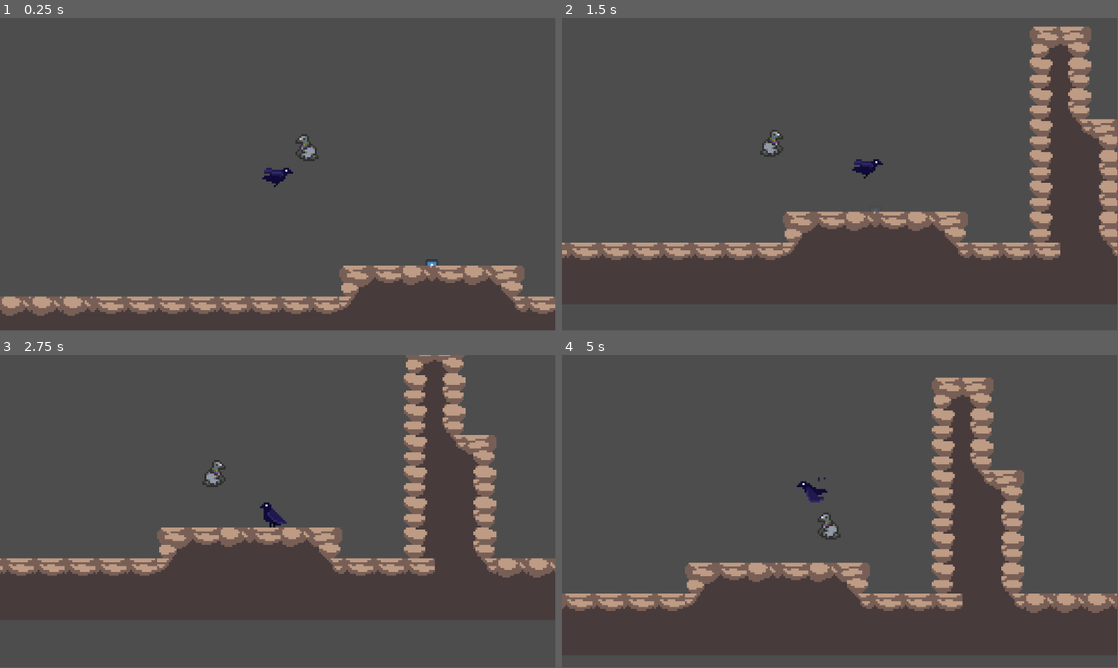
Above: before the commit, frames 1-4 (two rows, left to right).
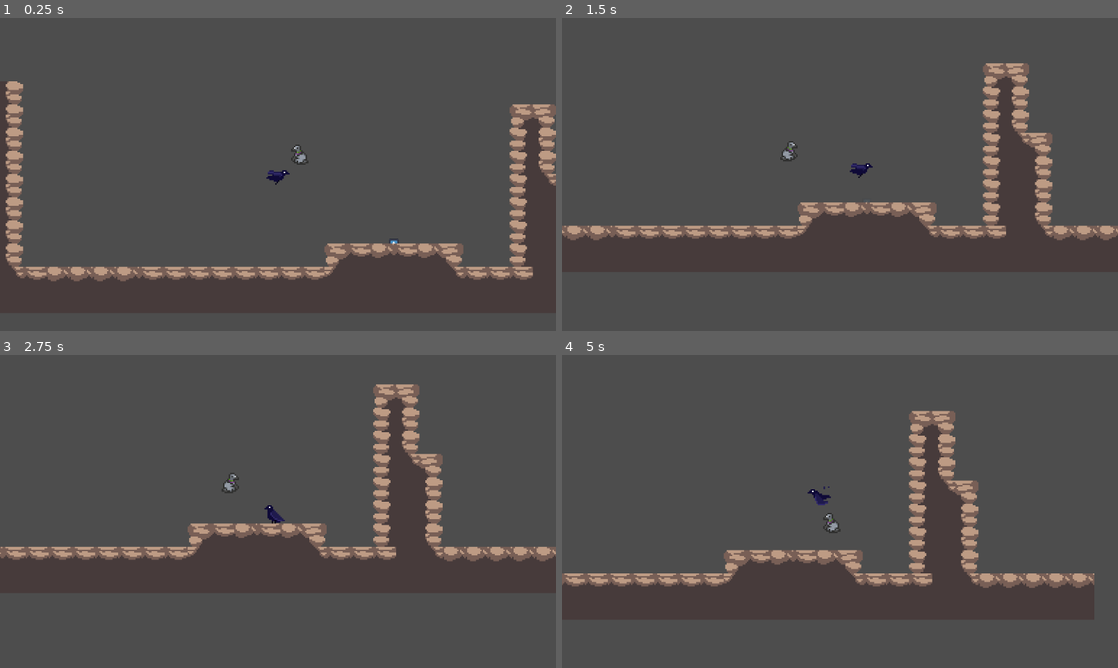
Above: after the commit, the same moments.

Repository: emmadilemma320/ludum_dare_
Game: Godot game, scene res://scenes/game.tscn
The game is run twice, just before and just after one commit, with the same random seed, the same clock (stepped at 60 frames per second) and the same inputs. The engine's default icon, where the game draws it, is replaced by a stand-in: a white triangle on a blue panel in a dark square.
Inputs:
- Up to frame 1 (0.25 s): no input
- Up to frame 2 (1.5 s): tap Z (shop_interact) at 0.5 s; hold Down (dive) 0.53-1.28 s; hold Right (right) from 0.53 s (still down); tap Up (flap) at 0.77, 1.07 s; tap C (interact) at 1.35 s
- Up to frame 3 (2.75 s): tap Up (flap) at 1.52, 1.82 s; release Right (right) at 2.03 s; hold Left (left) from 2.03 s (still down); hold Down (dive) from 2.03 s (still down)
- Up to frame 4 (5 s): release Left (left) at 2.78 s; release Down (dive) at 2.78 s; hold Right (right) 2.78-4.28 s; tap C (interact) at 2.85, 4.35 s; tap Up (flap) at 3.02, 3.32, 3.77, 4.07, 4.52, 4.82 s; hold Down (dive) 3.53-4.28 s; hold Left (left) from 4.28 s (still down)
In our replay, the window is 799x449 before the commit and 800x450 after it. These sizes can differ from the game's own. Grey fills any space a smaller window leaves; there, only what the larger window draws over its background counts as a difference.

The runs differ from the first frame. In frame 1, 13% of the frame differs, in the area x 0-100%, y 20-96%; in frame 2, 15%; in frame 3, 14%; in frame 4, 15%, in the area x 0-100%, y 7-83%.

Commit message:
decreased camera zoom and fixed viewport size

Diff:
--- a/project.godot
+++ b/project.godot
@@ -20,6 +20,10 @@
 Global="*res://scripts/global.gd"
 HbsShopService="*res://Homebase/HBS_ShopService.gd"
 HbsWallet="*res://Homebase/HBS_Wallet.gd"
+
+[display]
+
+window/stretch/mode="viewport"
 
 [input]
 
--- a/scenes/player.tscn
+++ b/scenes/player.tscn
@@ -309,7 +309,7 @@
 shape = SubResource("CircleShape2D_0hol4")
 
 [node name="Camera2D" type="Camera2D" parent="."]
-zoom = Vector2(4, 4)
+zoom = Vector2(3, 3)
 position_smoothing_enabled = true
 
 [node name="Inventory" type="Node" parent="."]
